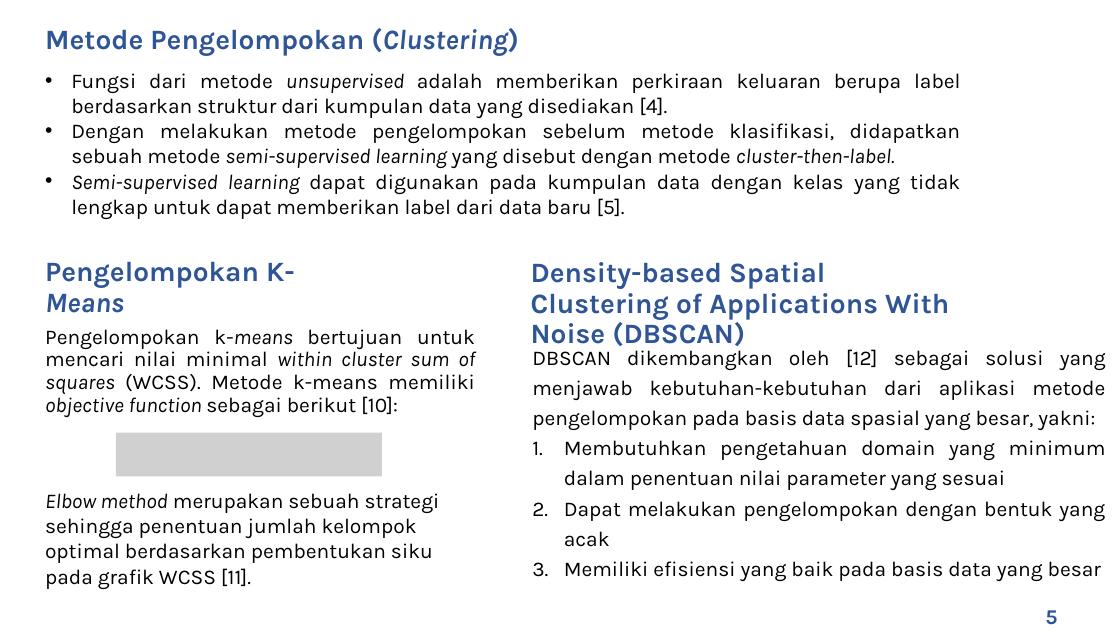
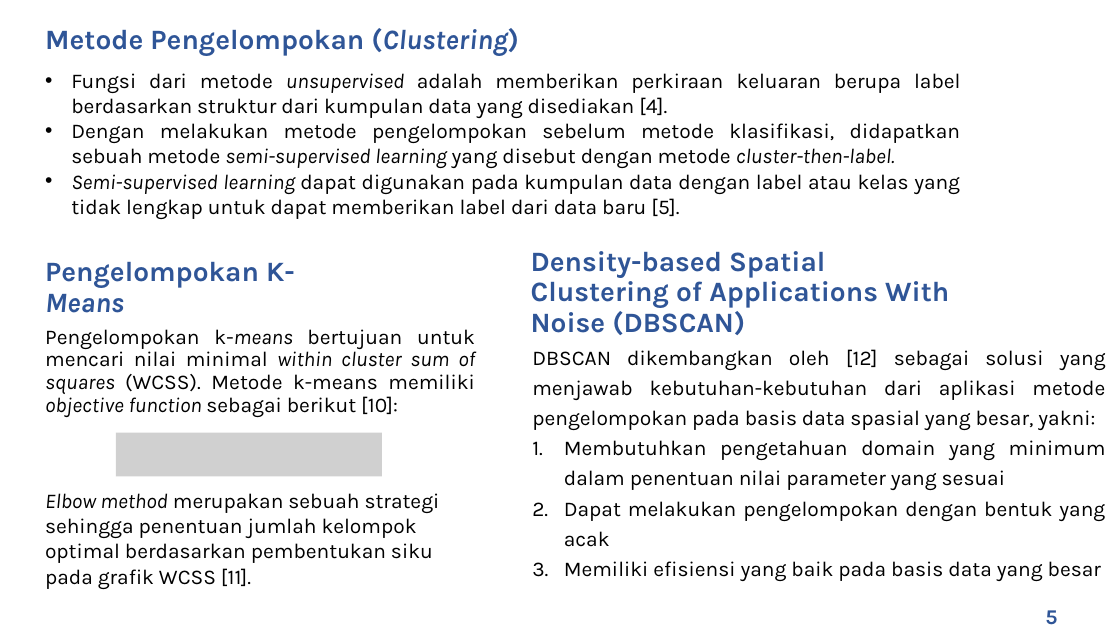
Before and after one commit to rezaandriady/TA_RezaAndriady, a slide deck: slide 6 of Presentasi/Draft Presentasi Reza Andriady - 44976.pptx. Drawn at 1120x630 pixels with LibreOffice and Linux fonts; fonts in the diff are those of the drawing; grey boxes stand for pictures; background and template pictures are left out. Boxes give left, top, right and bottom in pixels: in the first picture for what was removed or moved away, otherwise in the second. Text is boxed around its words. In the diff, an @@ line names an element or a change of style, - is before the commit and + after.

```diff
--- a/Presentasi/Draft Presentasi Reza Andriady - 44976.pptx
+++ b/Presentasi/Draft Presentasi Reza Andriady - 44976.pptx
@@ text at [71, 174, 960, 219]: text changed @@
-• Semi-supervised learning dapat digunakan pada kumpulan data dengan kelas yang tidak lengkap untuk dapat memberikan label dari data baru [5].
+• Semi-supervised learning dapat digunakan pada kumpulan data dengan label atau kelas yang tidak lengkap untuk dapat memberikan label dari data baru [5].
@@ text "Density-based Spatial Clustering of Applications ...": place and size @@
-text "Density-based Spatial Clustering of Applications ..." at [531, 262, 949, 346]
+text "Density-based Spatial Clustering of Applications ..." at [531, 251, 949, 335]
```
Also in this commit, not shown: 15 other slides changed.
